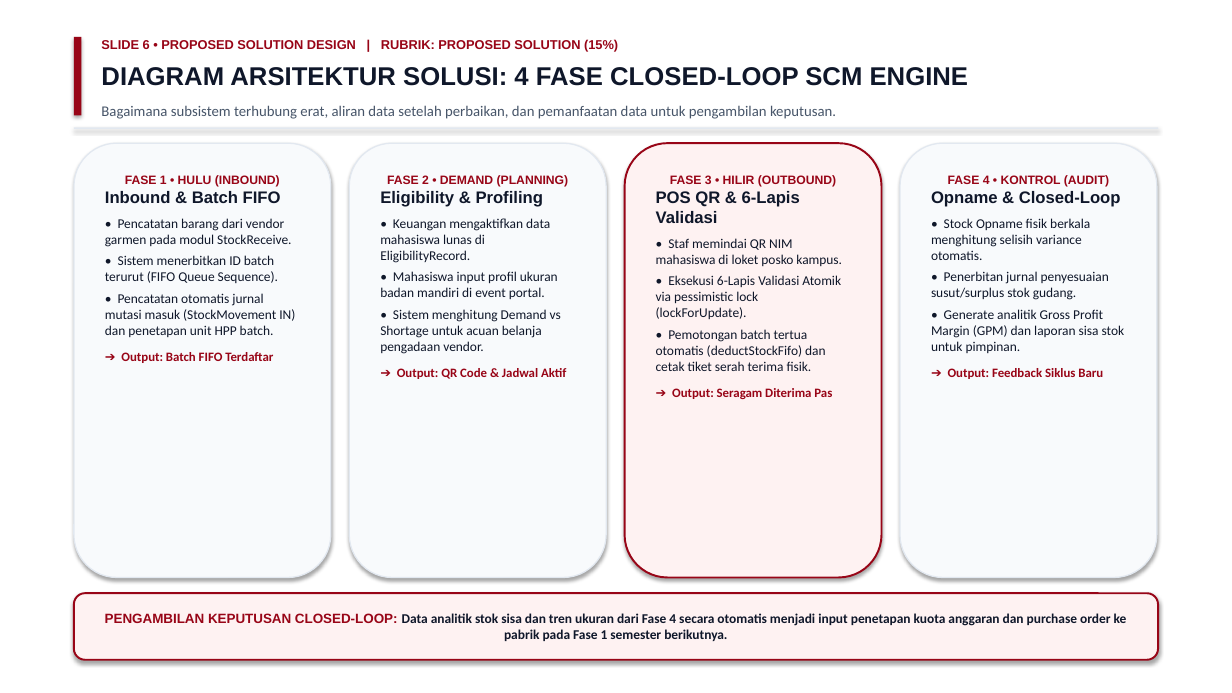
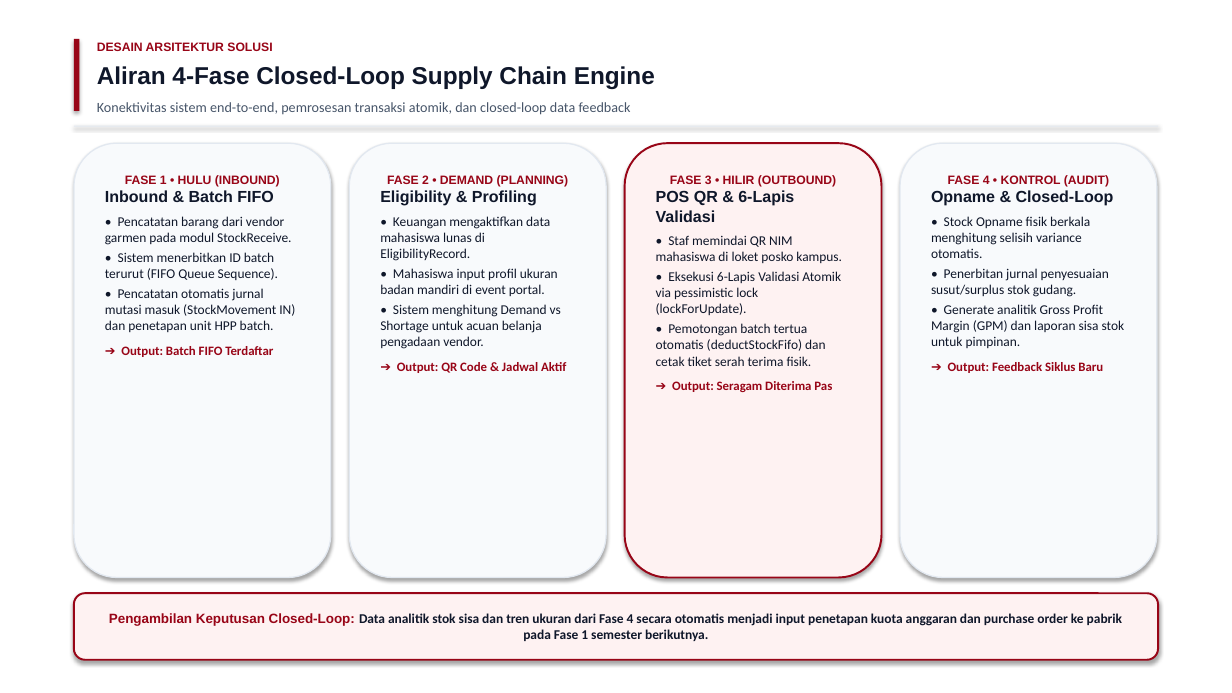
Before and after one commit to hildan-anugrah/tectnospark, a slide deck: slide 6 of HorizonU_Uniform_UniStock_SCM_Presentasi_Technospark.pptx. Drawn at 1232x693 pixels with LibreOffice and Linux fonts; fonts in the diff are those of the drawing. Boxes give left, top, right and bottom in pixels: in the first picture for what was removed or moved away, otherwise in the second. Text is boxed around its words. In the diff, an @@ line names an element or a change of style, - is before the commit and + after.

Commit message:
refactor: clean presentation UI with Tailwind CSS, remove academic rubrics, executive styling

```diff
--- a/HorizonU_Uniform_UniStock_SCM_Presentasi_Technospark.pptx
+++ b/HorizonU_Uniform_UniStock_SCM_Presentasi_Technospark.pptx
@@ rectangle: place and size @@
-rectangle at (74, 37, 81, 116)
+rectangle at (74, 39, 79, 111)
@@ text at (97, 42, 272, 51): text changed; size 10 to 9.5 pt @@
-SLIDE 6 • PROPOSED SOLUTION DESIGN | RUBRIK: PROPOSED SOLUTION (15%)
+DESAIN ARSITEKTUR SOLUSI
@@ text at (97, 66, 655, 89): text changed; size 20 to 19 pt @@
-DIAGRAM ARSITEKTUR SOLUSI: 4 FASE CLOSED-LOOP SCM ENGINE
+Aliran 4-Fase Closed-Loop Supply Chain Engine
@@ text at (97, 102, 631, 115): text changed; size 11.5 to 11 pt @@
-Bagaimana subsistem terhubung erat, aliran data setelah perbaikan, dan pemanfaatan data untuk pengambilan keputusan.
+Konektivitas sistem end-to-end, pemrosesan transaksi atomik, dan closed-loop data feedback
@@ text in rounded rectangle at (105, 190, 295, 332): size 13 to 12.5 pt in "Inbound & Batch FIFO"; less space between paragraphs @@
@@ text in rounded rectangle at (380, 190, 561, 349): size 13 to 12.5 pt in "Eligibility & Profiling"; less space between paragraphs @@
@@ text in rounded rectangle at (656, 190, 842, 366): size 13 to 12.5 pt in "POS QR & 6-Lapis Validasi"; less space between paragraphs @@
@@ text in rounded rectangle at (931, 190, 1125, 348): size 13 to 12.5 pt in "Opname & Closed-Loop"; less space between paragraphs @@
@@ text in rounded rectangle at (109, 613, 1122, 641): text changed @@
-PENGAMBILAN KEPUTUSAN CLOSED-LOOP: Data analitik stok sisa dan tren ukuran dari Fase 4 secara otomatis menjadi input penetapan kuota anggaran dan purchase order ke pabrik pada Fase 1 semester berikutnya.
+Pengambilan Keputusan Closed-Loop: Data analitik stok sisa dan tren ukuran dari Fase 4 secara otomatis menjadi input penetapan kuota anggaran dan purchase order ke pabrik pada Fase 1 semester berikutnya.
```
Also in this commit, not shown: 7 other slides changed, 2 other files.
